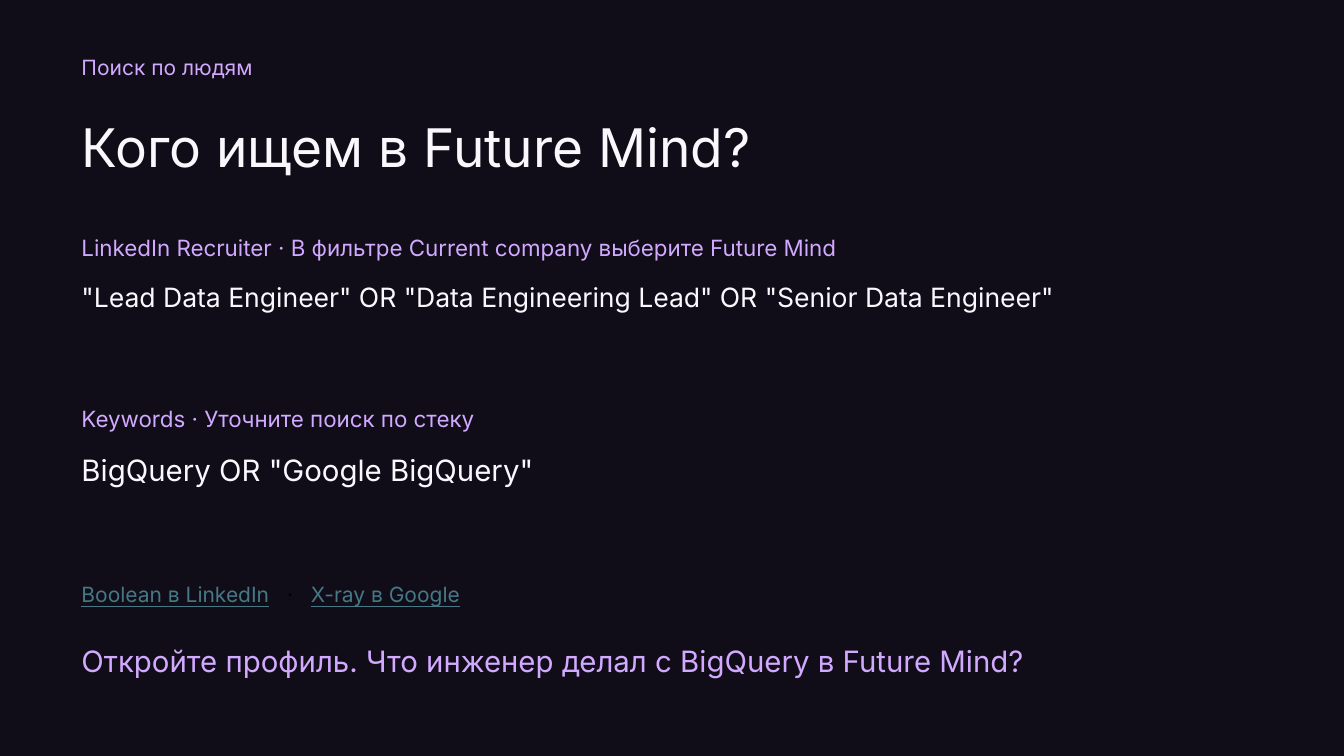
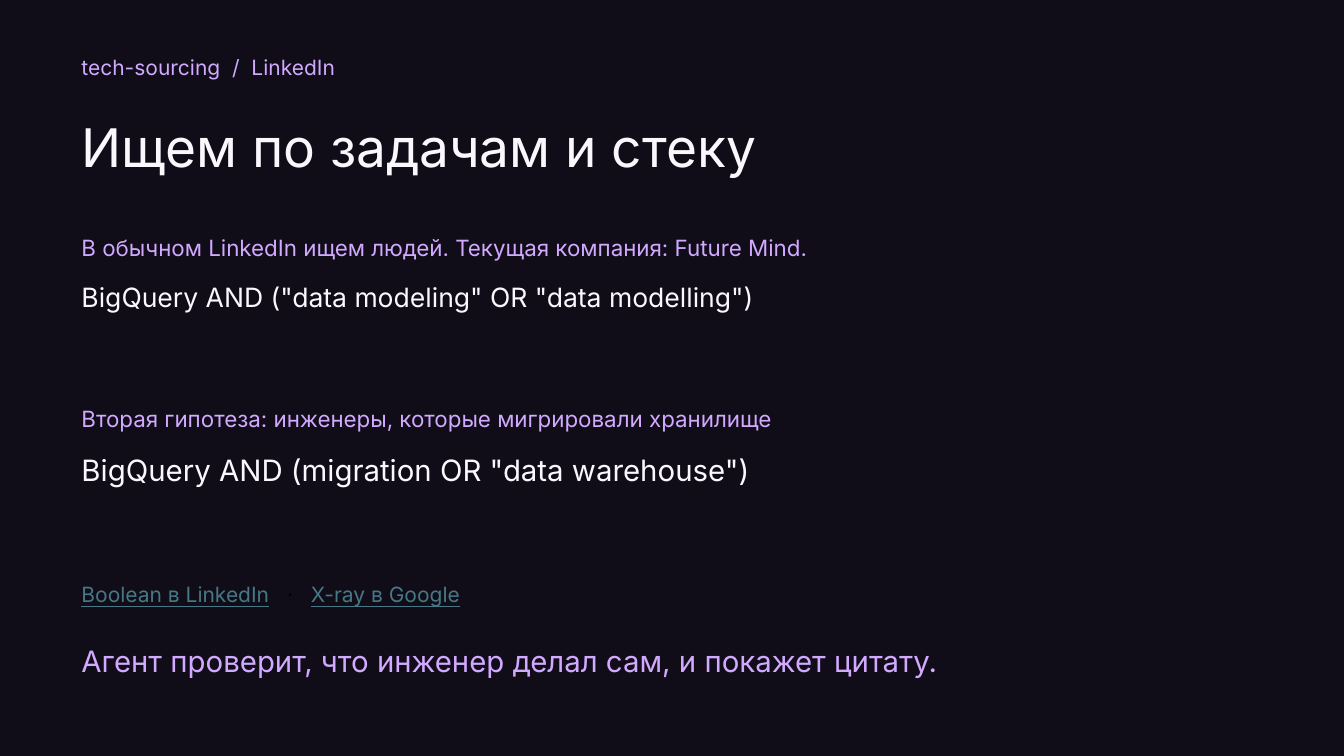
Before and after one commit to Da6ka/ta-meetup-ai-sourcing-2026-11-19, a slide deck: slide 8 of materials/spb-it-recruiter-meetup.pptx (slide 6 before the commit). Drawn at 1344x756 pixels with LibreOffice and Linux fonts; fonts in the diff are those of the drawing. Boxes give left, top, right and bottom in pixels: in the first picture for what was removed or moved away, otherwise in the second. Text is boxed around its words. In the diff, an @@ line names an element or a change of style, - is before the commit and + after.

Commit message:
Синхронизировать 31 слайд и заметки с Google Презентацией (#12)

```diff
--- a/materials/spb-it-recruiter-meetup.pptx
+++ b/materials/spb-it-recruiter-meetup.pptx
@@ text at box(81, 59, 334, 80): text changed @@
-Поиск по людям
+tech-sourcing / LinkedIn
@@ text at box(81, 128, 756, 178): text changed @@
-Кого ищем в Future Mind?
+Ищем по задачам и стеку
@@ text at box(81, 239, 807, 261): text changed @@
-LinkedIn Recruiter · В фильтре Current company выберите Future Mind
+В обычном LinkedIn ищем людей. Текущая компания: Future Mind.
@@ text at box(81, 286, 753, 312): text changed @@
-"Lead Data Engineer" OR "Data Engineering Lead" OR "Senior Data Engineer"
+BigQuery AND ("data modeling" OR "data modelling")
@@ text at box(81, 410, 771, 432): text changed @@
-Keywords · Уточните поиск по стеку
+Вторая гипотеза: инженеры, которые мигрировали хранилище
@@ text at box(81, 458, 749, 488): text changed @@
-BigQuery OR "Google BigQuery"
+BigQuery AND (migration OR "data warehouse")
@@ text at box(81, 650, 937, 678): text changed @@
-Откройте профиль. Что инженер делал с BigQuery в Future Mind?
+Агент проверит, что инженер делал сам, и покажет цитату.
```
Also in this commit, not shown: 7 other slides changed, 4 slides added, 2 other files.
